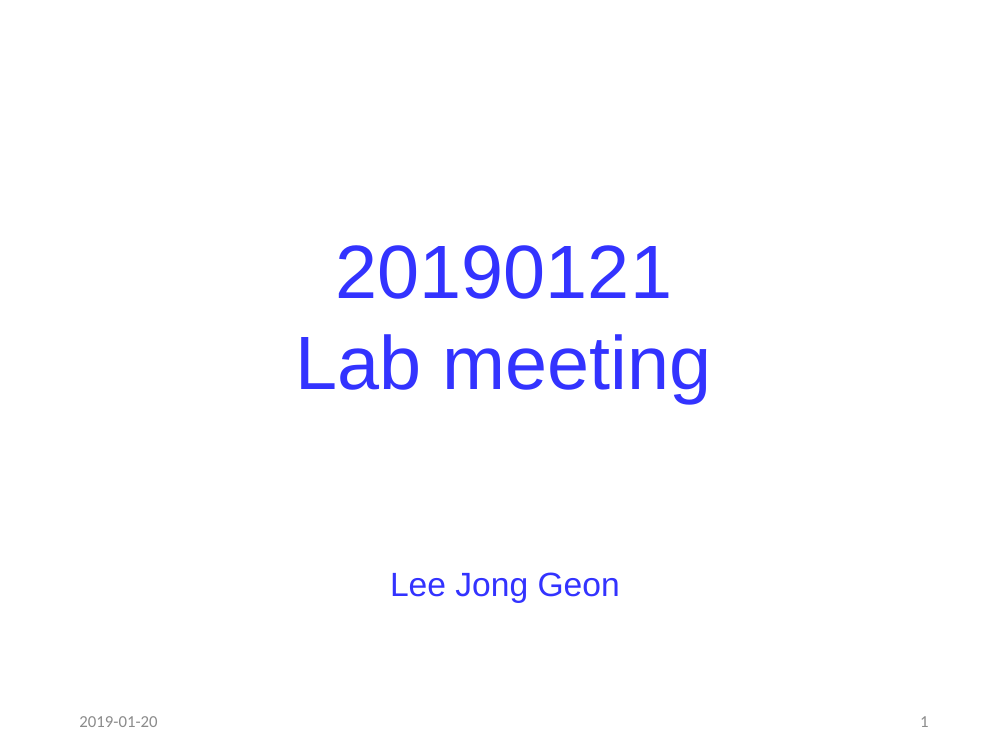
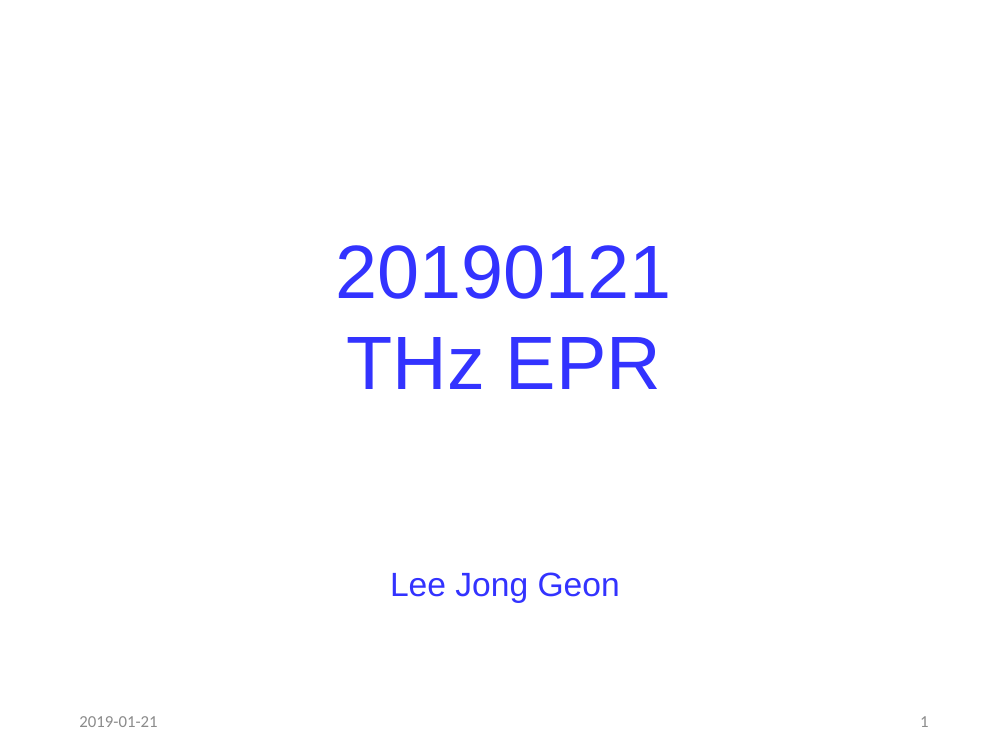
Before and after one commit to jglee96/NBTP_Lab, a slide deck: slide 1 of 랩미팅/201901/190121 (Jong).pptx. Drawn at 1008x756 pixels with LibreOffice and Linux fonts; fonts in the diff are those of the drawing. Boxes give left, top, right and bottom in pixels: in the first picture for what was removed or moved away, otherwise in the second. Text is boxed around its words. In the diff, an @@ line names an element or a change of style, - is before the commit and + after.

```diff
--- a/랩미팅/201901/190121 (Jong).pptx
+++ b/랩미팅/201901/190121 (Jong).pptx
@@ text "20190121": place and size @@
-text "20190121" at [296,245,712,403]
+text "20190121" at [336,245,672,389]
@@ text at [346,337,661,389]: text changed @@
-Lab meeting
+THz EPR
@@ text at [79,716,157,727]: text changed @@
-2019-01-20
+2019-01-21
```
Also in this commit, not shown: 2 other slides changed, 1 slide added, 9 other files.
